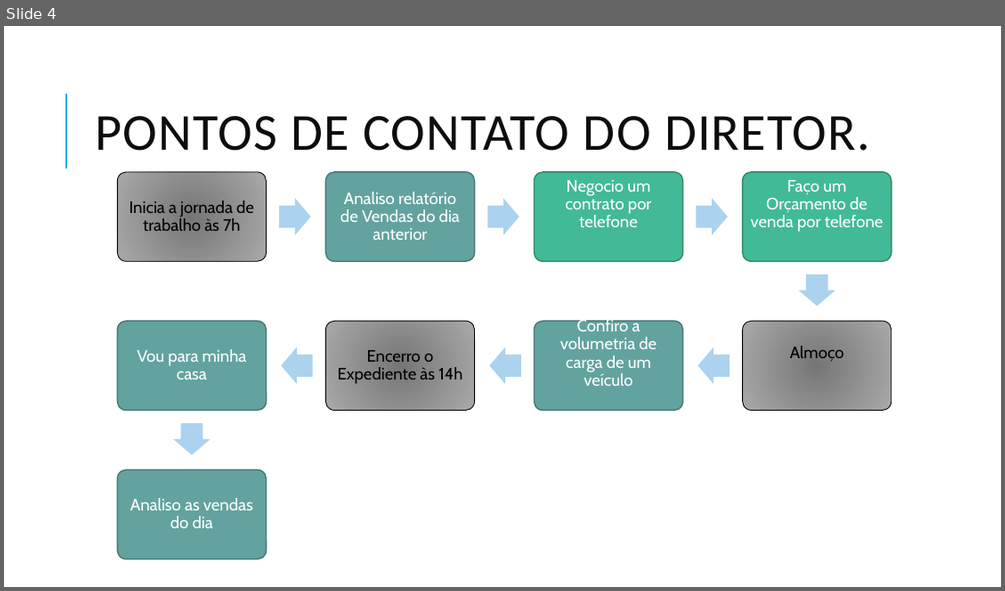
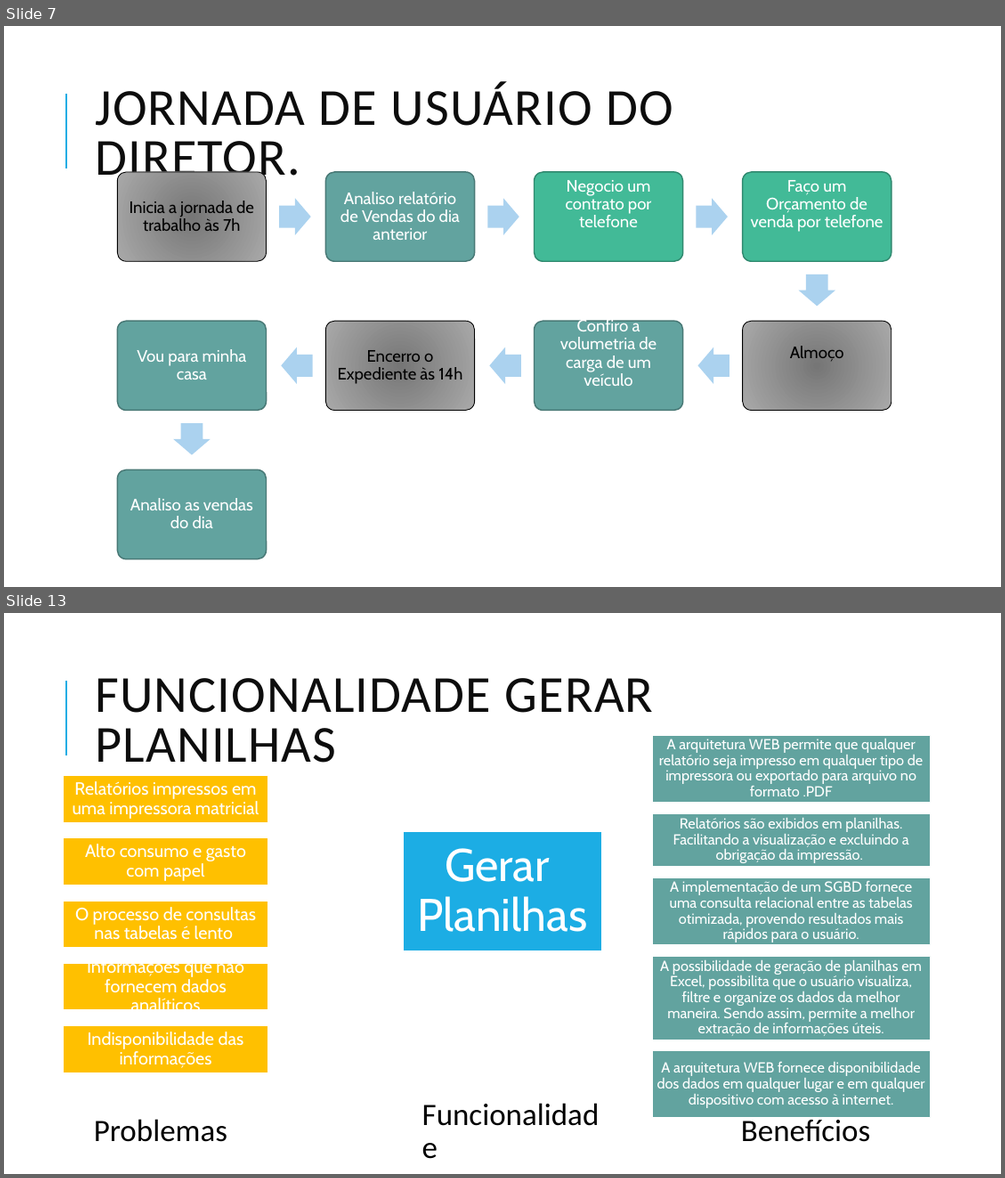
Before and after one commit to allancac/TCC_Desenvolvimento_Web_Full_Stack_2021, a slide deck: PBB – Product Baklog Building.pptx. Shown one above the other, each under a label of ours: slide 4 before the commit, slides 7 and 13 after it; the slides between them are not shown. The pictures are 1005x591 and 1005x1178 pixels, drawn with LibreOffice and Linux fonts; fonts in the diff are those of the drawing. Boxes give left, top, right and bottom in pixels: in the first picture for what was removed or moved away, otherwise in the second. Text is boxed around its words. In the diff, an @@ line names an element or a change of style, - is before the commit and + after.

```diff
--- a/PBB – Product Baklog Building.pptx
+++ b/PBB – Product Baklog Building.pptx
@@ slide 13 added at <box>4,613,1001,1174</box>, background #FFFFFF; not listed: 1 template element that a slide beside it also shows @@
@@ title added at <box>95,678,654,763</box>, 50 pt, text #0D0D0D @@
+FUNCIONALIDADE GERAR PLANILHAS
@@ rectangle added at <box>403,831,602,951</box>, fill #1CADE4, outline #FFFFFF 1.25 pt @@
@@ text added at <box>417,848,587,932</box>, 44 pt, text #FFFFFF @@
+Gerar Planilhas
@@ group added at <box>63,775,268,1073</box>: 5 rectangles, 5 texts @@
+Relatórios impressos em uma impressora matricial
+Alto consumo e gasto com papel
+O processo de consultas nas tabelas é lento
+Informações que não fornecem dados analíticos
+Indisponibilidade das informações
@@ group added at <box>652,736,931,1117</box>: 5 rectangles, 5 texts @@
+A arquitetura WEB permite que qualquer relatório seja impresso em qualquer tipo de impressora ou exportado para arquivo no formato .PDF
+Relatórios são exibidos em planilhas. Facilitando a visualização e excluindo a obrigação da impressão.
+A implementação de um SGBD fornece uma consulta relacional entre as tabelas otimizada, provendo resultados mais rápidos para o usuário.
+A possibilidade de geração de planilhas em Excel, possibilita que o usuário visualiza, filtre e organize os dados da melhor maneira. Sendo assim, permite a melhor extração de informações úteis.
+A arquitetura WEB fornece disponibilidade dos dados em qualquer lugar e em qualquer dispositivo com acesso à internet.
@@ text added at <box>94,1119,227,1142</box>, 30 pt, text #000000 @@
+Problemas
@@ text added at <box>414,1099,608,1165</box>, 30 pt, text #000000 @@
+Funcionalidade
@@ text added at <box>741,1116,870,1142</box>, 30 pt, text #000000 @@
+Benefícios
@@ what was slide 4 is now slide 7 @@
@@ slide 7 changed as well @@
@@ title at <box>95,82,673,187</box>: text changed @@
-PONTOS DE CONTATO DO DIRETOR.
+JORNADA DE USUÁRIO DO DIRETOR.
```
Also in this commit, not shown: 7 other slides changed, 11 other slides added, 5 slides removed, 5 other files.
